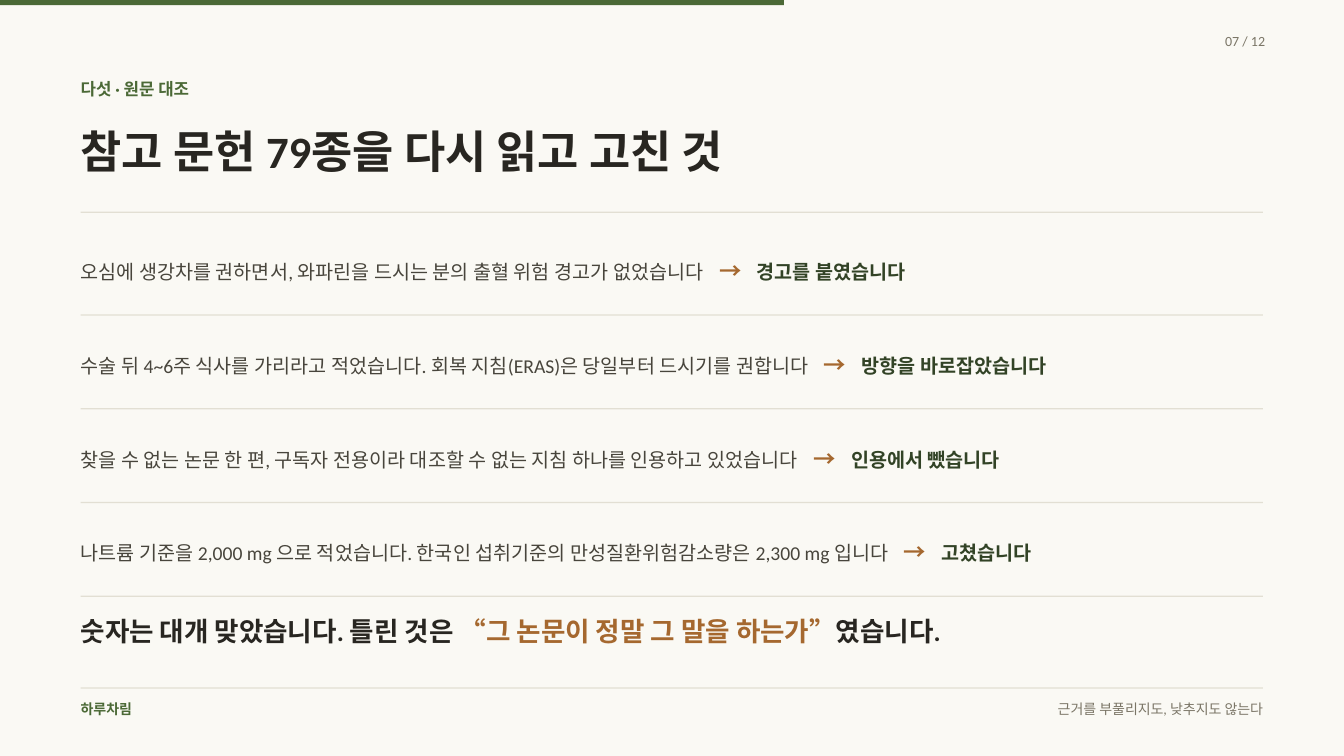
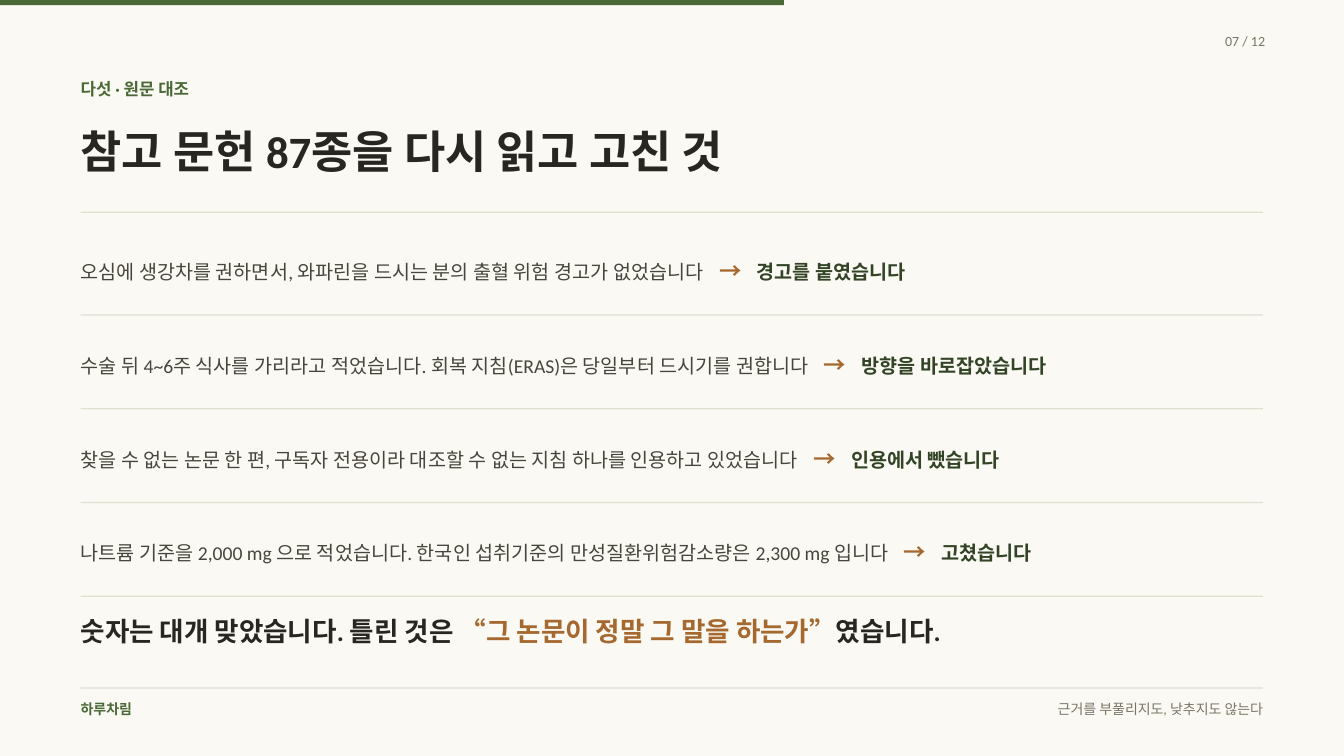
Before and after one commit to rohkwangwon-lang/harucharim-app, a slide deck: slide 7 of docs/홍보/하루차림-발표.pptx. Drawn at 1344x756 pixels with LibreOffice and Linux fonts; fonts in the diff are those of the drawing. Boxes give left, top, right and bottom in pixels: in the first picture for what was removed or moved away, otherwise in the second. Text is boxed around its words. In the diff, an @@ line names an element or a change of style, - is before the commit and + after.

```diff
--- a/docs/홍보/하루차림-발표.pptx
+++ b/docs/홍보/하루차림-발표.pptx
@@ text at [81, 130, 723, 172]: text changed @@
-참고 문헌 79종을 다시 읽고 고친 것
+참고 문헌 87종을 다시 읽고 고친 것
```
Also in this commit, not shown: 1 other slide changed, 59 other files.
